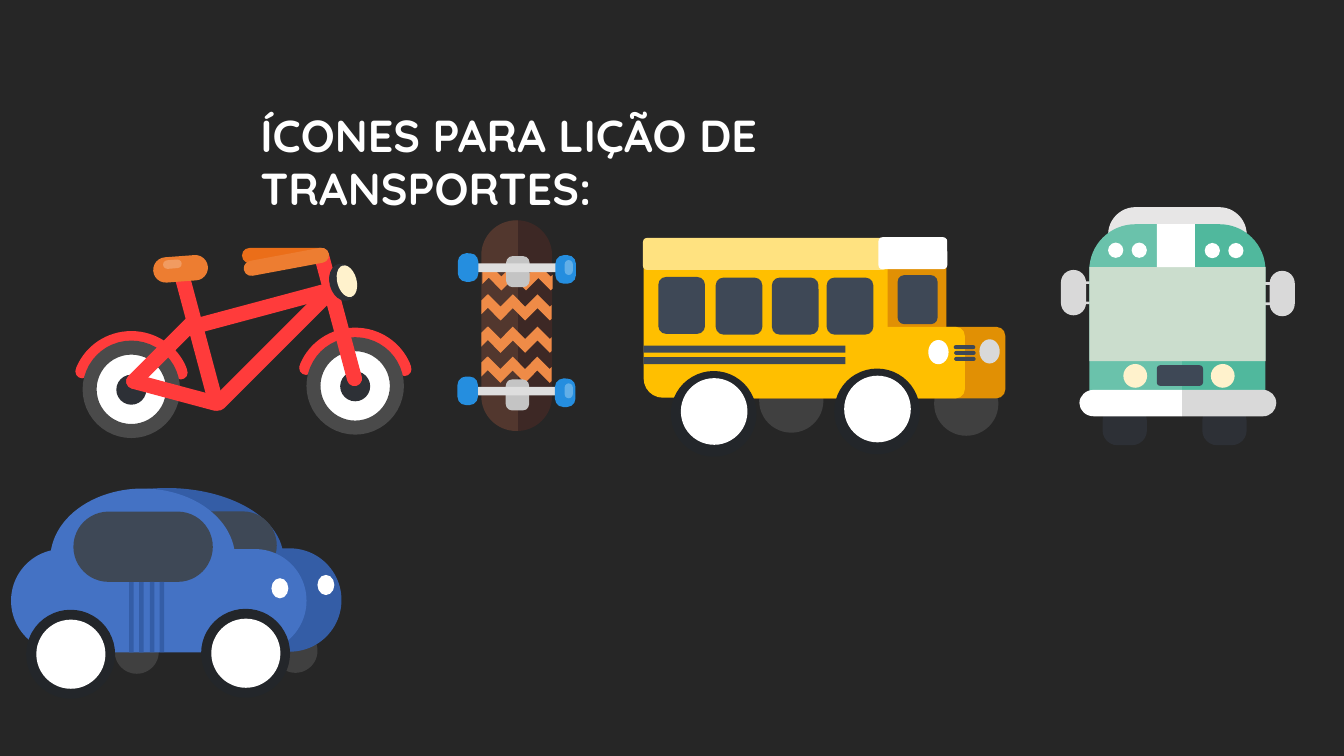
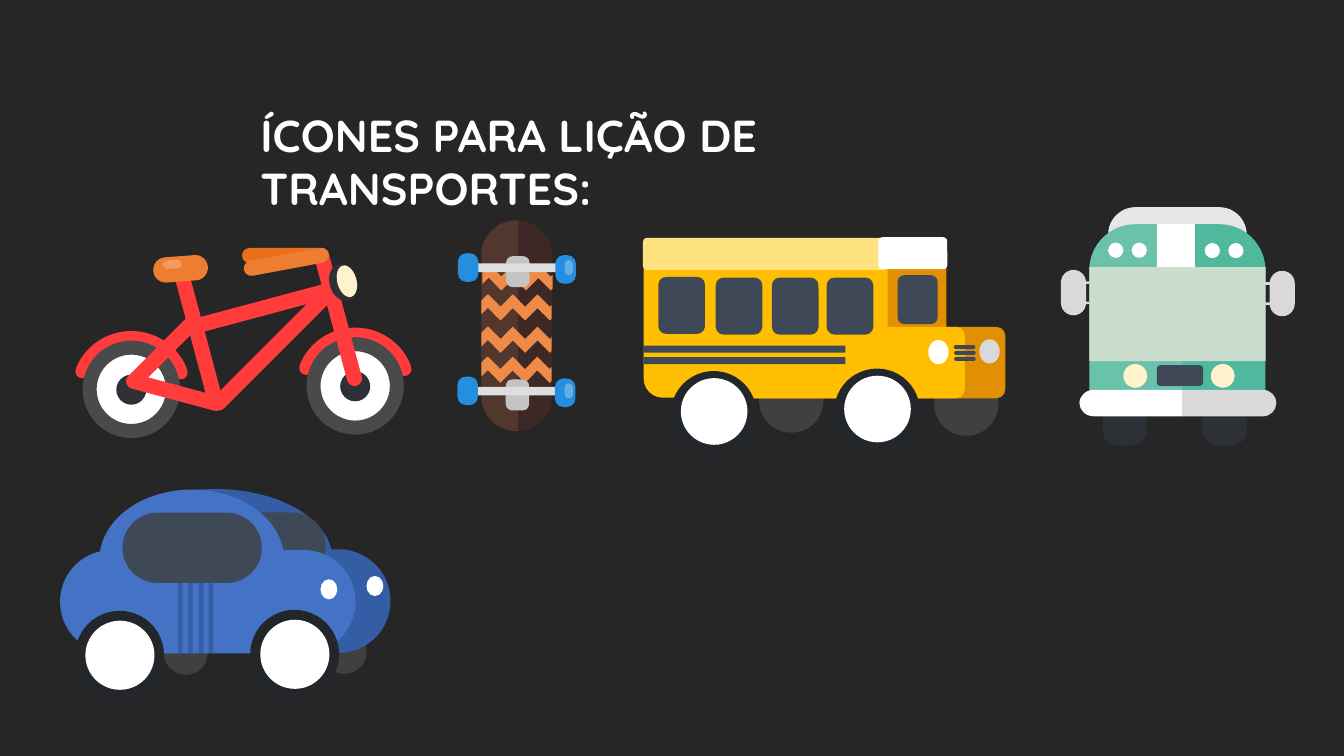
Before and after one commit to pedrogmo/projetopp2, a slide deck: slide 17 of slide/Apresentação1.pptx. Drawn at 1344x756 pixels with LibreOffice and Linux fonts; fonts in the diff are those of the drawing. Boxes give left, top, right and bottom in pixels: in the first picture for what was removed or moved away, otherwise in the second. Text is boxed around its words. In the diff, an @@ line names an element or a change of style, - is before the commit and + after.

```diff
--- a/slide/Apresentação1.pptx
+++ b/slide/Apresentação1.pptx
@@ 10 ellipses, 4 rounded rectangles, 4 rectangles moved together from (x1=11, y1=488, x2=342, y2=699) to (x1=60, y1=489, x2=390, y2=700) @@
```
Also in this commit, not shown: 3 other slides changed, 1 slide added.
